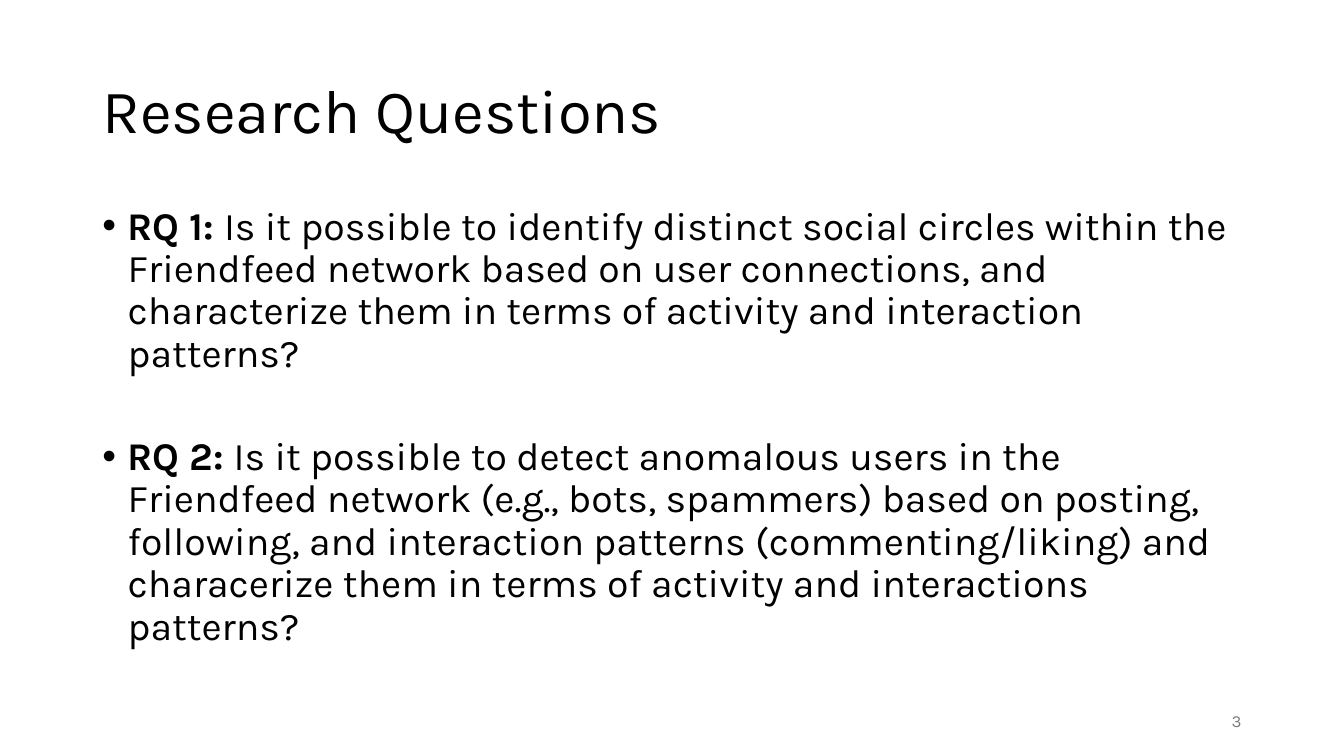
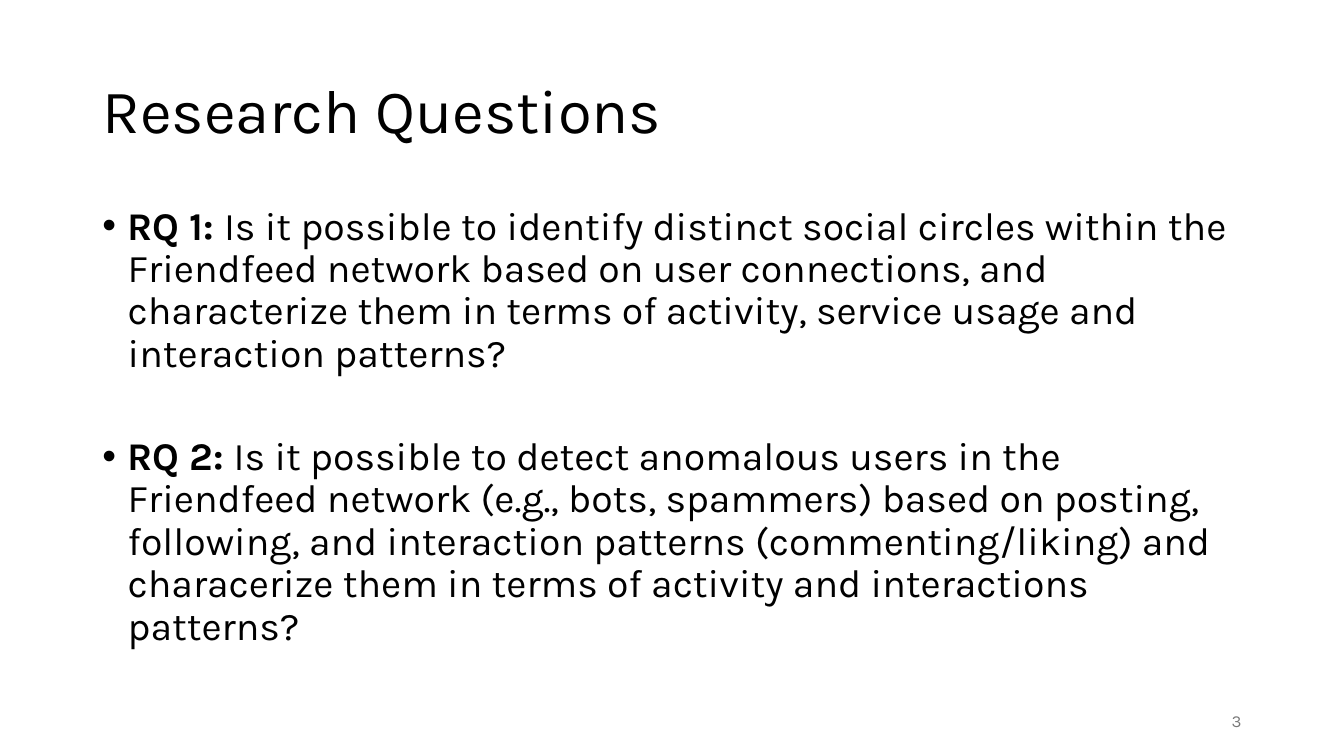
Before and after one commit to jonas-blum/data-mining-1, a slide deck: slide 3 of project/project-presentation-group51.pptx. Drawn at 1344x756 pixels with LibreOffice and Linux fonts; fonts in the diff are those of the drawing. Boxes give left, top, right and bottom in pixels: in the first picture for what was removed or moved away, otherwise in the second. Text is boxed around its words. In the diff, an @@ line names an element or a change of style, - is before the commit and + after.

```diff
--- a/project/project-presentation-group51.pptx
+++ b/project/project-presentation-group51.pptx
@@ text at bbox=[128, 213, 1226, 377]: text changed @@
-• RQ 1: Is it possible to identify distinct social circles within the Friendfeed network based on user connections, and characterize them in terms of activity and interaction patterns?
+• RQ 1: Is it possible to identify distinct social circles within the Friendfeed network based on user connections, and characterize them in terms of activity, service usage and interaction patterns?
```
Also in this commit, not shown: 6 other slides changed, 1 slide added, 4 slides removed.
